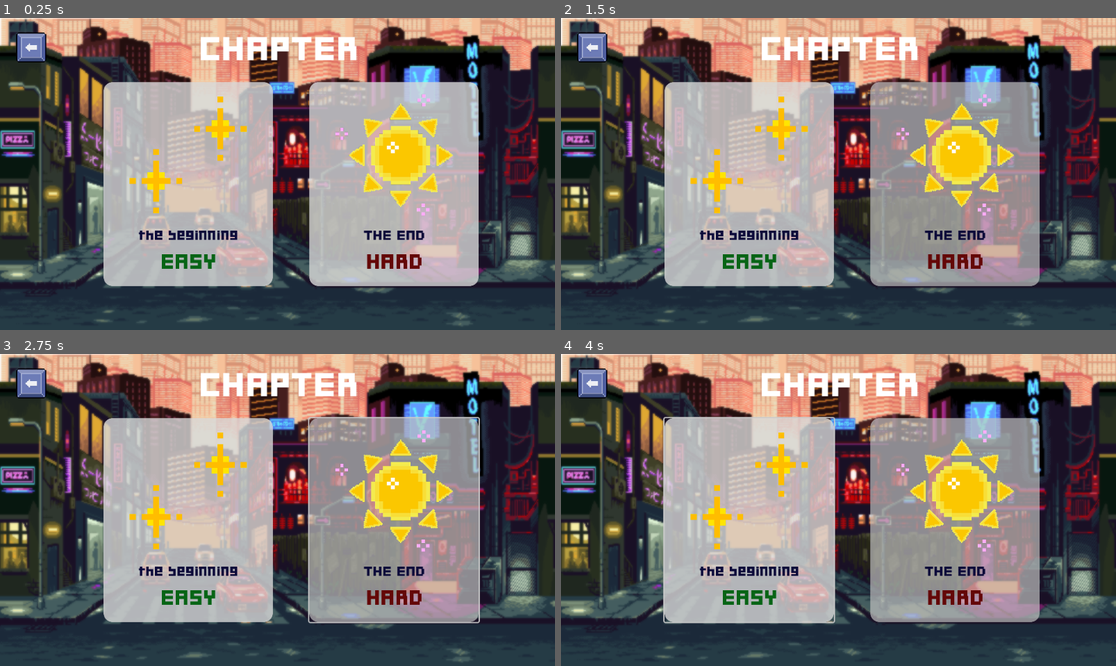
Above: before the commit, frames 1-4 (two rows, left to right).
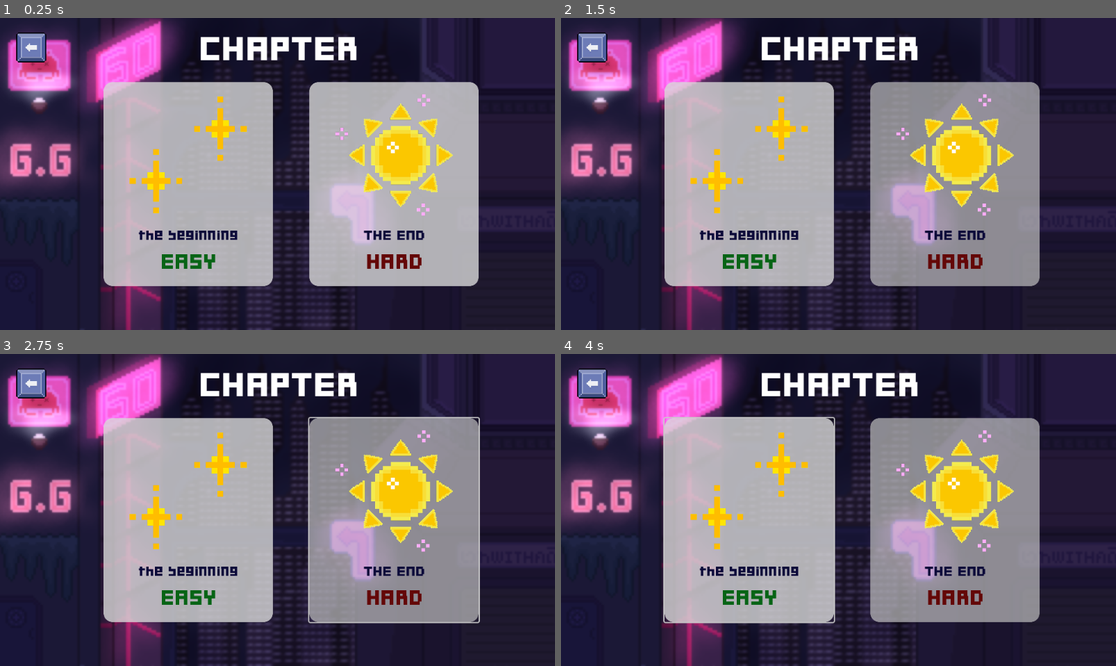
Above: after the commit, the same moments.

Repository: nooparnjang/Magic_WITH_math
Game: Godot game, scene res://scenes/mainmenu/Select_level.tscn
The game is run twice, just before and just after one commit, with the same random seed, the same clock (stepped at 60 frames per second) and the same inputs. This scene is started directly instead of the project's main scene.
Inputs (mouse positions are in pixels of both pictures, inside the frame that each line leads up to):
- Up to frame 1 (0.25 s): no input
- Up to frame 2 (1.5 s): click (749, 183) at 0.5 s; click (955, 183) at 1.25 s
- Up to frame 3 (2.75 s): tap Enter (ui_accept) at 2, 2.27 s; hold Right (ui_right) from 2.03 s (still down)
- Up to frame 4 (4 s): tap Enter (ui_accept) at 2.75, 3.02, 3.5 s; release Right (ui_right) at 3.53 s; hold Left (ui_left) from 3.53 s (still down)

The runs differ from the first frame. In frame 1, 50% of the frame differs, in the area x 0-100%, y 0-100%; in frame 2, 52%; in frame 3, 52%; in frame 4, 52%.

Commit message:
change bg + blur amount
1. change all ui background to the newest
2. change blur amount of every ui
3. add gradient blur to main menu (first page)

Diff:
--- /dev/null
+++ b/assets/shader/gradient_blur.gdshader
@@ -0,0 +1,22 @@
+shader_type canvas_item;
+
+uniform sampler2D SCREEN_TEXTURE : hint_screen_texture, filter_linear_mipmap;
+uniform float max_blur = 2.0;
+
+// control where blur fades
+uniform float start = 0.0;  // left side
+uniform float end = 0.6;    // where blur ends
+
+void fragment() {
+    vec2 uv = SCREEN_UV;
+
+    // gradient factor (0 = full blur, 1 = no blur)
+    float t = smoothstep(start, end, uv.x);
+
+    // calculate blur based on position
+    float blur = mix(max_blur, 0.0, t);
+
+    vec4 col = textureLod(SCREEN_TEXTURE, uv, blur);
+
+    COLOR = col;
+}
--- a/assets/shader/screen_texture(blur).gdshader
+++ b/assets/shader/screen_texture(blur).gdshader
@@ -1,7 +1,7 @@
 shader_type canvas_item;
 
 uniform sampler2D SCREEN_TEXTURE : hint_screen_texture, filter_linear_mipmap;
-uniform float blur_amount = 1.0;
+uniform float blur_amount = 0.75;
 
 void fragment() {
     vec2 uv = SCREEN_UV;
--- a/scenes/mainmenu/MainMenu.tscn
+++ b/scenes/mainmenu/MainMenu.tscn
@@ -1,21 +1,22 @@
 [gd_scene format=3 uid="uid://ds8i0pdswdh0r"]
 
-[ext_resource type="Texture2D" uid="uid://be5egswwkwv3y" path="res://assets/bg/GameplayEndless/backfull.png" id="1_32njf"]
-[ext_resource type="Texture2D" uid="uid://buvhpsj7gsqja" path="res://assets/bg/GameplayEndless/middleFull.png" id="2_gdign"]
-[ext_resource type="Texture2D" uid="uid://bssj3qc14vv2x" path="res://assets/bg/GameplayEndless/foreground.png" id="3_o8ig8"]
+[ext_resource type="Texture2D" uid="uid://msilb3kx2n0" path="res://assets/bg/Main menu.png" id="1_o8ig8"]
+[ext_resource type="Shader" uid="uid://r2eimy4lqgpi" path="res://assets/shader/gradient_blur.gdshader" id="2_balsr"]
 [ext_resource type="Texture2D" uid="uid://cjusbb24cphia" path="res://assets/UI/Rectangle 6.png" id="4_wvips"]
 [ext_resource type="Texture2D" uid="uid://cpakynryg5l8v" path="res://assets/UI/LEADERBOARD.png" id="5_ryigd"]
 [ext_resource type="FontFile" uid="uid://crcbg7k8p2jdw" path="res://assets/font/EDSamernar.ttf" id="6_7j4e4"]
 [ext_resource type="Texture2D" uid="uid://dnbvcr2kqm81u" path="res://assets/UI/เวทWITHคณิต LOGO 1.png" id="7_chemg"]
 
-[sub_resource type="StyleBoxTexture" id="StyleBoxTexture_balsr"]
-texture = ExtResource("1_32njf")
+[sub_resource type="StyleBoxTexture" id="StyleBoxTexture_ryigd"]
+texture = ExtResource("1_o8ig8")
+axis_stretch_horizontal = 2
+axis_stretch_vertical = 2
 
-[sub_resource type="StyleBoxTexture" id="StyleBoxTexture_wvips"]
-texture = ExtResource("2_gdign")
-
-[sub_resource type="StyleBoxTexture" id="StyleBoxTexture_ryigd"]
-texture = ExtResource("3_o8ig8")
+[sub_resource type="ShaderMaterial" id="ShaderMaterial_wvips"]
+shader = ExtResource("2_balsr")
+shader_parameter/max_blur = 4.0
+shader_parameter/start = 0.0
+shader_parameter/end = 0.6
 
 [sub_resource type="StyleBoxTexture" id="StyleBoxTexture_7j4e4"]
 texture = ExtResource("4_wvips")
@@ -25,23 +26,20 @@
 layout_mode = 3
 anchors_preset = 0
 
-[node name="back" type="Panel" parent="." unique_id=2113343261]
-layout_mode = 0
-offset_right = 960.0
-offset_bottom = 540.0
-theme_override_styles/panel = SubResource("StyleBoxTexture_balsr")
-
-[node name="middle" type="Panel" parent="." unique_id=1799872541]
-layout_mode = 0
-offset_right = 960.0
-offset_bottom = 540.0
-theme_override_styles/panel = SubResource("StyleBoxTexture_wvips")
-
-[node name="front" type="Panel" parent="." unique_id=503739451]
+[node name="bg" type="Panel" parent="." unique_id=503739451]
 layout_mode = 0
 offset_right = 960.0
 offset_bottom = 540.0
 theme_override_styles/panel = SubResource("StyleBoxTexture_ryigd")
+
+[node name="blur" type="Panel" parent="bg" unique_id=882755176]
+material = SubResource("ShaderMaterial_wvips")
+layout_mode = 1
+anchors_preset = 15
+anchor_right = 1.0
+anchor_bottom = 1.0
+grow_horizontal = 2
+grow_vertical = 2
 
 [node name="backbutton" type="Panel" parent="." unique_id=2094999074]
 layout_mode = 0
@@ -67,7 +65,7 @@
 offset_top = 180.0
 offset_right = 322.0
 offset_bottom = 318.0
-theme_override_colors/font_color = Color(0.07331369, 0.22635275, 0.6427864, 1)
+theme_override_colors/font_color = Color(1, 1, 1, 1)
 theme_override_fonts/font = ExtResource("6_7j4e4")
 theme_override_font_sizes/font_size = 50
 text = "SELECT
@@ -80,7 +78,7 @@
 offset_top = 329.0
 offset_right = 304.0
 offset_bottom = 402.0
-theme_override_colors/font_color = Color(0.07331369, 0.22635275, 0.6427864, 1)
+theme_override_colors/font_color = Color(1, 1, 1, 1)
 theme_override_fonts/font = ExtResource("6_7j4e4")
 theme_override_font_sizes/font_size = 50
 text = "OPTION"
@@ -92,7 +90,7 @@
 offset_top = 417.0
 offset_right = 345.0
 offset_bottom = 490.0
-theme_override_colors/font_color = Color(0.07331369, 0.22635275, 0.6427864, 1)
+theme_override_colors/font_color = Color(1, 1, 1, 1)
 theme_override_fonts/font = ExtResource("6_7j4e4")
 theme_override_font_sizes/font_size = 50
 text = "QUIT GAME"
--- a/scenes/mainmenu/Select_level.tscn
+++ b/scenes/mainmenu/Select_level.tscn
@@ -1,8 +1,6 @@
 [gd_scene format=3 uid="uid://df37vpi2o7qv8"]
 
-[ext_resource type="Texture2D" uid="uid://be5egswwkwv3y" path="res://assets/bg/GameplayEndless/backfull.png" id="1_6w8vo"]
-[ext_resource type="Texture2D" uid="uid://buvhpsj7gsqja" path="res://assets/bg/GameplayEndless/middleFull.png" id="2_wyes4"]
-[ext_resource type="Texture2D" uid="uid://bssj3qc14vv2x" path="res://assets/bg/GameplayEndless/foreground.png" id="3_1m0dv"]
+[ext_resource type="Texture2D" uid="uid://msilb3kx2n0" path="res://assets/bg/Main menu.png" id="1_wyes4"]
 [ext_resource type="Texture2D" uid="uid://bxcbtfub3lt7f" path="res://assets/UI/button.png" id="4_omhsx"]
 [ext_resource type="Shader" uid="uid://bc73kuymiixrx" path="res://assets/shader/screen_texture(blur).gdshader" id="4_ti6t7"]
 [ext_resource type="Texture2D" uid="uid://ctbnx0s0xy75y" path="res://assets/UI/Easy.png" id="5_ti6t7"]
@@ -11,14 +9,8 @@
 [ext_resource type="FontFile" uid="uid://crcbg7k8p2jdw" path="res://assets/font/EDSamernar.ttf" id="7_qjid5"]
 [ext_resource type="Texture2D" uid="uid://cxo0mqvry6n6f" path="res://assets/UI/HARD_Hover.png" id="8_omhsx"]
 
-[sub_resource type="StyleBoxTexture" id="StyleBoxTexture_rxnfy"]
-texture = ExtResource("1_6w8vo")
-
-[sub_resource type="StyleBoxTexture" id="StyleBoxTexture_hafae"]
-texture = ExtResource("2_wyes4")
-
 [sub_resource type="StyleBoxTexture" id="StyleBoxTexture_6vqln"]
-texture = ExtResource("3_1m0dv")
+texture = ExtResource("1_wyes4")
 
 [sub_resource type="ShaderMaterial" id="ShaderMaterial_mplhv"]
 shader = ExtResource("4_ti6t7")
@@ -53,25 +45,13 @@
 grow_horizontal = 2
 grow_vertical = 2
 
-[node name="back" type="Panel" parent="." unique_id=1528718335]
-layout_mode = 0
-offset_right = 960.0
-offset_bottom = 540.0
-theme_override_styles/panel = SubResource("StyleBoxTexture_rxnfy")
-
-[node name="middle" type="Panel" parent="." unique_id=479597313]
-layout_mode = 0
-offset_right = 960.0
-offset_bottom = 540.0
-theme_override_styles/panel = SubResource("StyleBoxTexture_hafae")
-
-[node name="front" type="Panel" parent="." unique_id=281664949]
+[node name="bg" type="Panel" parent="." unique_id=281664949]
 layout_mode = 0
 offset_right = 960.0
 offset_bottom = 540.0
 theme_override_styles/panel = SubResource("StyleBoxTexture_6vqln")
 
-[node name="blur" type="Panel" parent="front" unique_id=1197338863]
+[node name="blur" type="Panel" parent="bg" unique_id=1197338863]
 material = SubResource("ShaderMaterial_mplhv")
 layout_mode = 1
 anchors_preset = 15
--- a/scenes/mainmenu/leaderboard.tscn
+++ b/scenes/mainmenu/leaderboard.tscn
@@ -1,21 +1,13 @@
 [gd_scene format=3 uid="uid://oktc7reqjkjc"]
 
-[ext_resource type="Texture2D" uid="uid://be5egswwkwv3y" path="res://assets/bg/GameplayEndless/backfull.png" id="1_p0qcm"]
-[ext_resource type="Texture2D" uid="uid://buvhpsj7gsqja" path="res://assets/bg/GameplayEndless/middleFull.png" id="2_dh7hh"]
-[ext_resource type="Texture2D" uid="uid://bssj3qc14vv2x" path="res://assets/bg/GameplayEndless/foreground.png" id="3_7eecl"]
+[ext_resource type="Texture2D" uid="uid://msilb3kx2n0" path="res://assets/bg/Main menu.png" id="1_p0qcm"]
 [ext_resource type="Shader" uid="uid://bc73kuymiixrx" path="res://assets/shader/screen_texture(blur).gdshader" id="4_dh7hh"]
 [ext_resource type="Texture2D" uid="uid://bxcbtfub3lt7f" path="res://assets/UI/button.png" id="4_n1ptk"]
 [ext_resource type="FontFile" uid="uid://crcbg7k8p2jdw" path="res://assets/font/EDSamernar.ttf" id="5_b31yw"]
 [ext_resource type="Script" uid="uid://c657twrkw4s6r" path="res://scenes/gameplay/script/leaderboard.gd" id="7_7eecl"]
 
-[sub_resource type="StyleBoxTexture" id="StyleBoxTexture_uytfj"]
+[sub_resource type="StyleBoxTexture" id="StyleBoxTexture_tafbs"]
 texture = ExtResource("1_p0qcm")
-
-[sub_resource type="StyleBoxTexture" id="StyleBoxTexture_p8f54"]
-texture = ExtResource("2_dh7hh")
-
-[sub_resource type="StyleBoxTexture" id="StyleBoxTexture_tafbs"]
-texture = ExtResource("3_7eecl")
 
 [sub_resource type="ShaderMaterial" id="ShaderMaterial_7eecl"]
 shader = ExtResource("4_dh7hh")
@@ -35,25 +27,13 @@
 layout_mode = 3
 anchors_preset = 0
 
-[node name="back" type="Panel" parent="." unique_id=758511659]
-layout_mode = 0
-offset_right = 960.0
-offset_bottom = 540.0
-theme_override_styles/panel = SubResource("StyleBoxTexture_uytfj")
-
-[node name="middle" type="Panel" parent="." unique_id=1963010146]
-layout_mode = 0
-offset_right = 960.0
-offset_bottom = 540.0
-theme_override_styles/panel = SubResource("StyleBoxTexture_p8f54")
-
-[node name="front" type="Panel" parent="." unique_id=371563221]
+[node name="bg" type="Panel" parent="." unique_id=371563221]
 layout_mode = 0
 offset_right = 960.0
 offset_bottom = 540.0
 theme_override_styles/panel = SubResource("StyleBoxTexture_tafbs")
 
-[node name="blur" type="Panel" parent="front" unique_id=1798228285]
+[node name="blur" type="Panel" parent="bg" unique_id=1798228285]
 material = SubResource("ShaderMaterial_7eecl")
 layout_mode = 1
 anchors_preset = 15
@@ -86,10 +66,10 @@
 custom_minimum_size = Vector2(850, 400)
 layout_mode = 1
 anchors_preset = 0
-offset_left = 50.0
-offset_top = 141.0
-offset_right = 900.0
-offset_bottom = 541.0
+offset_left = 52.0
+offset_top = 110.0
+offset_right = 902.0
+offset_bottom = 535.0
 script = ExtResource("7_7eecl")
 
 [node name="MarginContainer" type="MarginContainer" parent="LeaderboardBox" unique_id=1912135771]
@@ -139,7 +119,7 @@
 anchors_preset = 15
 anchor_right = 1.0
 anchor_bottom = 1.0
-offset_bottom = 52.0
+offset_bottom = 98.0
 grow_horizontal = 2
 grow_vertical = 2
 mouse_filter = 2
--- a/scenes/mainmenu/settings.tscn
+++ b/scenes/mainmenu/settings.tscn
@@ -1,27 +1,16 @@
 [gd_scene format=3 uid="uid://b34jmowcsphrc"]
 
-[ext_resource type="Texture2D" uid="uid://be5egswwkwv3y" path="res://assets/bg/GameplayEndless/backfull.png" id="1_gkl27"]
-[ext_resource type="Texture2D" uid="uid://buvhpsj7gsqja" path="res://assets/bg/GameplayEndless/middleFull.png" id="2_tnsq5"]
-[ext_resource type="Texture2D" uid="uid://bssj3qc14vv2x" path="res://assets/bg/GameplayEndless/foreground.png" id="3_gixq5"]
+[ext_resource type="Texture2D" uid="uid://msilb3kx2n0" path="res://assets/bg/Main menu.png" id="1_tnsq5"]
 [ext_resource type="Shader" uid="uid://bc73kuymiixrx" path="res://assets/shader/screen_texture(blur).gdshader" id="4_16s6x"]
 [ext_resource type="Texture2D" uid="uid://bxcbtfub3lt7f" path="res://assets/UI/button.png" id="4_tnsq5"]
 [ext_resource type="FontFile" uid="uid://crcbg7k8p2jdw" path="res://assets/font/EDSamernar.ttf" id="5_gixq5"]
 
-[sub_resource type="StyleBoxTexture" id="StyleBoxTexture_16s6x"]
-texture = ExtResource("1_gkl27")
+[sub_resource type="StyleBoxTexture" id="StyleBoxTexture_ewn18"]
+texture = ExtResource("1_tnsq5")
 
-[sub_resource type="StyleBoxTexture" id="StyleBoxTexture_cw32j"]
-texture = ExtResource("2_tnsq5")
-
-[sub_resource type="StyleBoxTexture" id="StyleBoxTexture_ewn18"]
-texture = ExtResource("3_gixq5")
-
-[sub_resource type="ShaderMaterial" id="ShaderMaterial_16s6x"]
+[sub_resource type="ShaderMaterial" id="ShaderMaterial_tnsq5"]
 shader = ExtResource("4_16s6x")
-shader_parameter/blur_amount = 4.0
-
-[sub_resource type="StyleBoxFlat" id="StyleBoxFlat_16s6x"]
-bg_color = Color(0.12156863, 0.105882354, 0.49411765, 0.19607843)
+shader_parameter/blur_amount = 1.0
 
 [sub_resource type="StyleBoxFlat" id="StyleBoxFlat_gixq5"]
 bg_color = Color(0.5921569, 0, 0.14901961, 0.78431374)
@@ -34,34 +23,20 @@
 layout_mode = 3
 anchors_preset = 0
 
-[node name="back" type="Panel" parent="." unique_id=1630642993]
-layout_mode = 0
-offset_right = 960.0
-offset_bottom = 540.0
-theme_override_styles/panel = SubResource("StyleBoxTexture_16s6x")
-
-[node name="middle" type="Panel" parent="." unique_id=1156795768]
-layout_mode = 0
-offset_right = 960.0
-offset_bottom = 540.0
-theme_override_styles/panel = SubResource("StyleBoxTexture_cw32j")
-
-[node name="front" type="Panel" parent="." unique_id=1903018556]
+[node name="bg" type="Panel" parent="." unique_id=1903018556]
 layout_mode = 0
 offset_right = 960.0
 offset_bottom = 540.0
 theme_override_styles/panel = SubResource("StyleBoxTexture_ewn18")
 
-[node name="blur" type="Panel" parent="front" unique_id=1636890851]
-material = SubResource("ShaderMaterial_16s6x")
+[node name="blur" type="Panel" parent="bg" unique_id=1606455254]
+material = SubResource("ShaderMaterial_tnsq5")
 layout_mode = 1
 anchors_preset = 15
 anchor_right = 1.0
 anchor_bottom = 1.0
 grow_horizontal = 2
 grow_vertical = 2
-mouse_filter = 2
-theme_override_styles/panel = SubResource("StyleBoxFlat_16s6x")
 
 [node name="backset" type="Panel" parent="." unique_id=25216882]
 layout_mode = 0
Binary file added: assets/bg/Main menu.png
Not shown, added: assets/bg/Main menu.png.import
Not shown, added: assets/shader/gradient_blur.gdshader.uid
